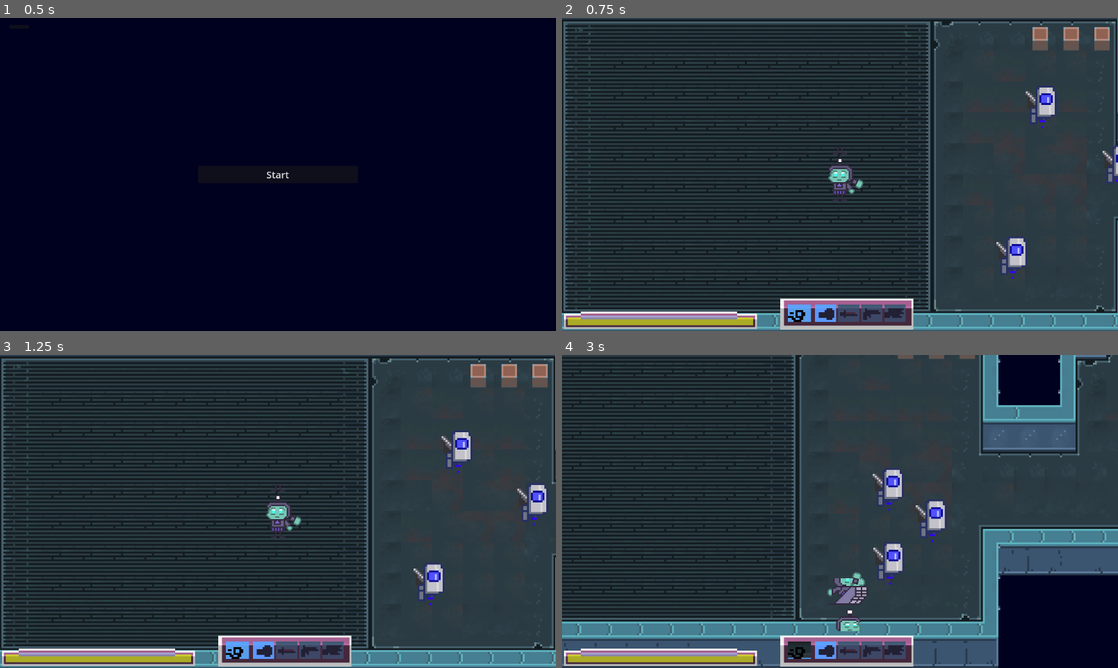
Above: before the commit, frames 1-4 (two rows, left to right).
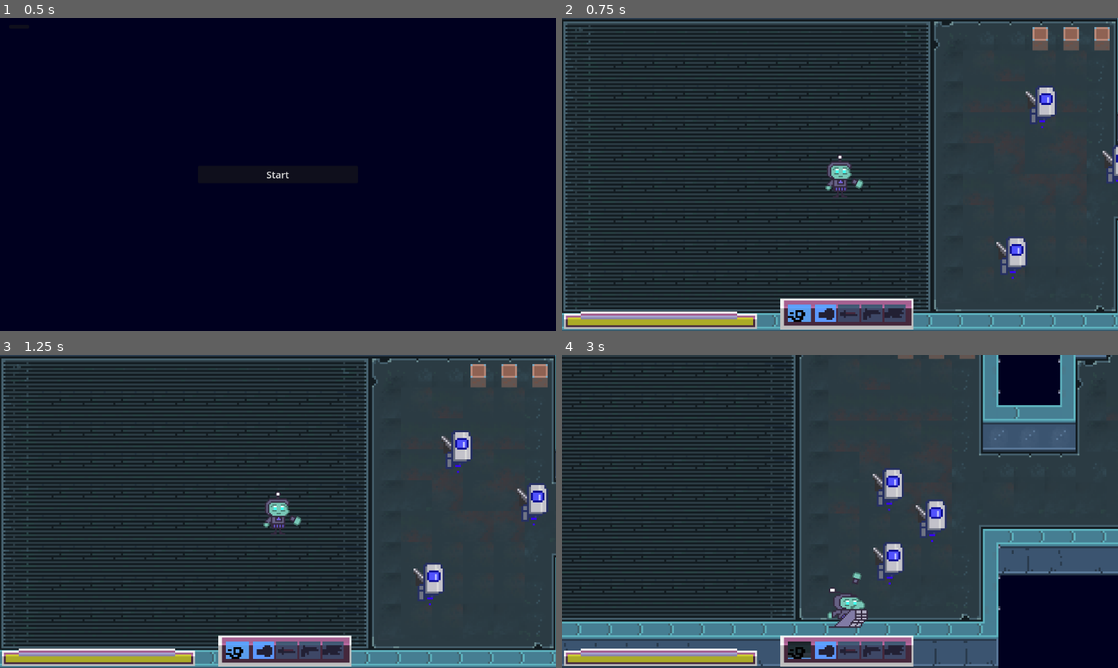
Above: after the commit, the same moments.

Repository: lowmoya/NexusEscape
Game: Godot game, scene res://mainmenu.tscn
Two runs of this game, one before a commit and one after it. Both use one fixed random seed, a clock stepped at 60 frames per second and the inputs below.
Inputs (mouse positions are in pixels of both pictures, inside the frame that each line leads up to):
- Up to frame 1 (0.5 s): no input
- Up to frame 2 (0.75 s): click "Start" at 0.5 s
- Up to frame 3 (1.25 s): no input
- Up to frame 4 (3 s): move the mouse to (962, 495) at 1.27 s; press the mouse at (962, 495) at 1.28 s; hold D (move_right) 1.28-2.03 s; move the mouse to (728, 527) at 2.02 s; release the mouse at (728, 527) at 2.03 s; hold S (move_down) 2.03-2.78 s; click (728, 527) at 2.1 s; move the mouse to (895, 442) at 2.77 s; press the mouse at (895, 442) at 2.78 s; hold D (move_right) from 2.78 s (still down); tap Space (dash) at 2.85 s

Frame 1 is identical in both runs. In frame 2, 0.4% of the frame differs, in the area x 47-53%, y 41-59%; in frame 3, 0.4%; in frame 4, 0.7%, in the area x 47-55%, y 71-89%.

Commit message:
Work on flame throwing, switched dominant arms for left facing spritesheet, and removed duplicate frames

Diff:
--- a/Entities/player.gd
+++ b/Entities/player.gd
@@ -17,7 +17,7 @@
 var audiosamples = []
 
 # sprite
-enum SpriteLabel { Damaged = 0, Attack, DashHold, Dash, WalkRight, WalkLeft, Idle }
+enum SpriteLabel { Damaged = 0, Attack, DashHold, Dash, WalkRight, WalkLeft, IdleRight, IdleLeft }
 @export var dash_sprites = 8.
 @export var hurt_sprite_extra_delay = 150.
 @export var walk_sprites = 15
@@ -156,10 +156,11 @@
 			walk_sprite += delta * walk_sprites_per_second
 			if walk_sprite >= walk_sprites:
 				walk_sprite -= walk_sprites
-	elif n_sprite.frame_coords.y != SpriteLabel.Idle:
+	elif n_sprite.frame_coords.y != SpriteLabel.IdleRight and\
+			n_sprite.frame_coords.y != SpriteLabel.IdleLeft:
 		# Idle animation
-		n_sprite.frame_coords = Vector2(0, SpriteLabel.Idle)
-		n_sprite.scale.x = -3 if velocity.x < 0 else 3
+		n_sprite.frame_coords.x = 0
+		n_sprite.frame_coords.y = SpriteLabel.IdleLeft if velocity.x < 0 else SpriteLabel.IdleRight
 
 	# Update the hand angle and call the current weapons phys tick
 	updateHeld(delta)
--- a/Entities/player.tscn
+++ b/Entities/player.tscn
@@ -17,9 +17,8 @@
 [node name="Sprite" type="Sprite2D" parent="."]
 scale = Vector2(3, 3)
 texture = ExtResource("2_b3cpy")
-hframes = 20
-vframes = 7
-frame = 100
+hframes = 15
+vframes = 8
 metadata/_edit_lock_ = true
 
 [node name="HitBox" type="CollisionShape2D" parent="."]
--- a/Entities/swordenemy.gd
+++ b/Entities/swordenemy.gd
@@ -72,7 +72,6 @@
 			dash_frame = current_time + dash_durations[DashStates.MOVING]
 		else:
 			var winding = 1 - (dash_frame - current_time) / dash_durations[DashStates.BUILDING]
-			print(winding)
 			scale.x = normal_scaling.x + winding * dash_scale
 			scale.y = normal_scaling.y - winding * dash_scale
 
--- a/Weapons/Projectiles/flame.gd
+++ b/Weapons/Projectiles/flame.gd
@@ -6,11 +6,14 @@
 # Variables                                          #
 # vvvvvvvvvvvvvvvvvvvvvvvvvvvvvvvvvvvvvvvvvvvvvvvvvv #
 
-@export var damage = .2
+@export var damage = .1
 @export var duration = 2000
 @export var knockback = 40
 
 var random_generator = RandomNumberGenerator.new()
+
+var n_colorrect = null
+var color_falloff = 0
 
 var velocity = Vector2.ZERO
 var displacement_magnitude = 200
@@ -48,6 +51,11 @@
 	if random_generator.randi_range(0,1) == 1:
 		displacement_direction.y = -1
 
+	# Pick a color and get its fall off
+	n_colorrect = get_node('ColorRect')
+	n_colorrect.color.g = randf_range(0., .7)
+	color_falloff = n_colorrect.color.g / float(frame - Time.get_ticks_msec()) * 1000
+
 
 func _physics_process(delta):
 	var current_time = Time.get_ticks_msec()
@@ -57,7 +65,9 @@
 	position += (velocity + displacement_magnitude * Vector2( \
 			displacement_direction.x * cos((current_time - start) / 100.), \
 			displacement_direction.y * sin((current_time - start) / 100.))) * delta
-
+	displacement_magnitude += delta * 200
+	n_colorrect.color.g -= delta * color_falloff
+	print(color_falloff)
 
 
 # ################################################## #
@@ -74,9 +84,9 @@
 	elif is_in_group("Good"):
 		if body.is_in_group("Good"):
 			return
-	elif is_in_group("Bad"):
-		if body.is_in_group("Bad"):
-			return
+#	elif is_in_group("Bad"):
+#		if body.is_in_group("Bad"):
+#			return
 
 	# Damage and apply knockback
 	body.velocity += velocity.normalized() * knockback
--- a/Weapons/Projectiles/flame.tscn
+++ b/Weapons/Projectiles/flame.tscn
@@ -3,7 +3,7 @@
 [ext_resource type="Script" path="res://Weapons/Projectiles/flame.gd" id="1_ohtcm"]
 
 [sub_resource type="RectangleShape2D" id="RectangleShape2D_lqjsp"]
-size = Vector2(4, 4)
+size = Vector2(6, 6)
 
 [node name="Flame" type="Area2D"]
 script = ExtResource("1_ohtcm")
@@ -17,12 +17,12 @@
 anchor_top = 0.5
 anchor_right = 0.5
 anchor_bottom = 0.5
-offset_left = -2.0
-offset_top = -2.0
-offset_right = 2.0
-offset_bottom = 2.0
+offset_left = -3.0
+offset_top = -3.0
+offset_right = 3.0
+offset_bottom = 3.0
 grow_horizontal = 2
 grow_vertical = 2
-color = Color(1, 0.54902, 0, 1)
+color = Color(0.592157, 0, 0, 1)
 
 [connection signal="body_entered" from="." to="." method="_on_body_entered"]
--- a/Weapons/flamethrower.gd
+++ b/Weapons/flamethrower.gd
@@ -21,7 +21,7 @@
 func _ready():
 	n_scene = get_tree().current_scene
 
-	energy_cost = .1
+	energy_cost = .05
 
 
 
@@ -49,7 +49,7 @@
 	if blocked:
 		return
 
-	for i in range(15):
+	for i in range(10):
 		var flame = p_Flame.instantiate()
 		var aim_offset = Vector2(cos(global_rotation), sin(global_rotation))
 		flame.global_position = global_position + aim_offset * emitter_xoffset
Binary file changed: Resources/Entities/mc spritesheet.png
